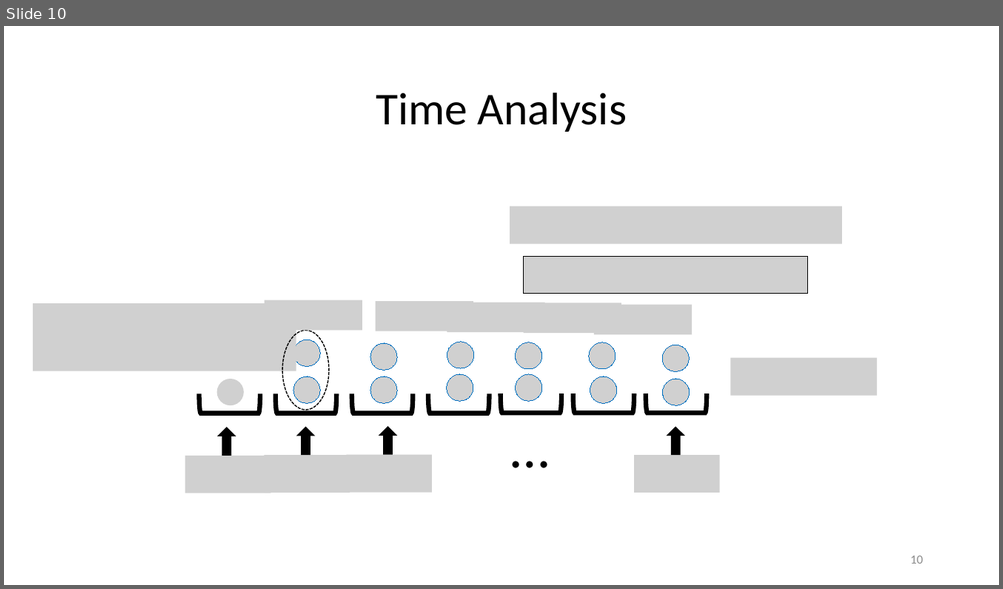
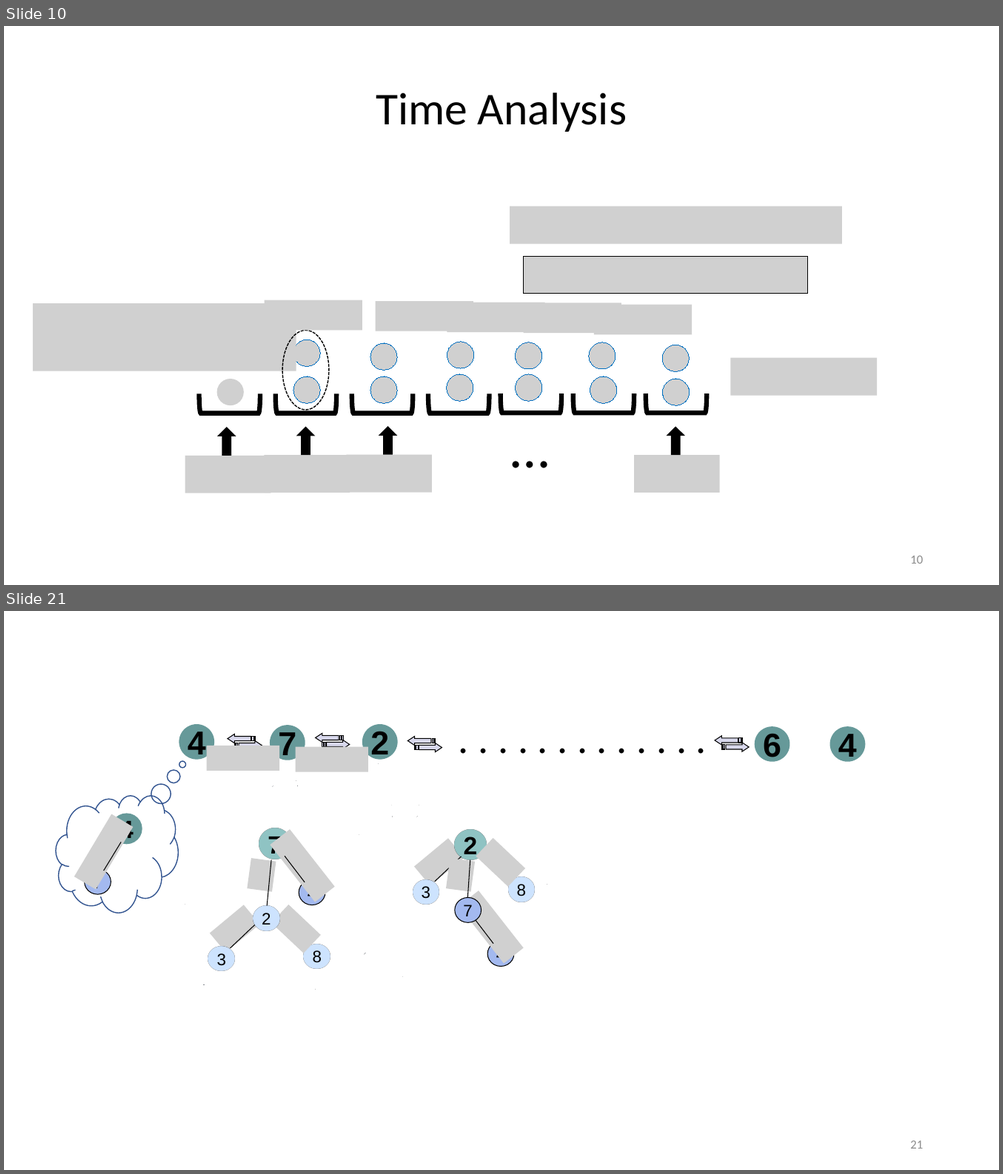
Before and after one commit to EricESeverson/academic-website, a slide deck: static/media/efficient_ssle_talk.pptx. Shown one above the other, each under a label of ours: slide 10 before the commit, slides 10 and 21 after it; the slides between them are not shown. The pictures are 1003x589 and 1003x1174 pixels, drawn with LibreOffice and Linux fonts; fonts in the diff are those of the drawing; grey boxes stand for pictures. Boxes give left, top, right and bottom in pixels: in the first picture for what was removed or moved away, otherwise in the second. Text is boxed around its words. In the diff, an @@ line names an element or a change of style, - is before the commit and + after.

```diff
--- a/static/media/efficient_ssle_talk.pptx
+++ b/static/media/efficient_ssle_talk.pptx
@@ slide 21 added at (4, 611, 999, 1170), background #FFFFFF @@
@@ ellipse added at (179, 724, 214, 760), fill #669999, 32 pt, text #000000, bold @@
+4
@@ freeform shape added at (227, 734, 256, 743), fill #D8D8EC, outline #000000 0.75 pt @@
@@ freeform shape added at (235, 741, 262, 750), fill #D8D8EC, outline #000000 0.75 pt @@
@@ ellipse added at (270, 725, 304, 760), fill #669999, 32 pt, text #000000, bold @@
+7
@@ freeform shape added at (315, 733, 343, 742), fill #D8D8EC, outline #000000 0.75 pt @@
@@ freeform shape added at (323, 740, 350, 749), fill #D8D8EC, outline #000000 0.75 pt @@
@@ ellipse added at (362, 724, 397, 760), fill #669999, 32 pt, text #000000, bold @@
+2
@@ group added at (407, 709, 749, 766): 4 freeform shapes, 1 text @@
+. . . . . . . . . . . . .
@@ ellipse added at (754, 726, 790, 762), fill #669999, 32 pt, text #000000, bold @@
+6
@@ ellipse added at (830, 726, 865, 762), fill #669999, 32 pt, text #000000, bold @@
+4
@@ picture added at (207, 746, 280, 772) @@
@@ picture added at (295, 747, 368, 772) @@
@@ thought cloud added at (185, 803, 381, 1026), outline #325491 1 pt @@
@@ thought cloud added at (381, 804, 554, 1014), outline #325491 1 pt @@
@@ group added at (56, 795, 178, 912): 2 ellipses, 1 thought cloud, 1 picture, 1 line @@
+4
+7
@@ group added at (413, 829, 535, 905): 3 ellipses, 2 pictures, 2 lines @@
+2
+3
+8
@@ picture added at (247, 858, 276, 892) @@
@@ line added from (267, 906) to (271, 860), #000000 0.75 pt @@
@@ group added at (259, 828, 335, 906): 2 ellipses, 1 picture, 1 line @@
+7
+4
@@ picture added at (446, 858, 475, 892) @@
@@ line added from (467, 897) to (470, 860), #000000 0.75 pt @@
@@ group added at (455, 891, 523, 967): 2 ellipses, 1 picture, 1 line @@
+4
+7
@@ group added at (208, 905, 330, 972): 3 ellipses, 2 pictures, 2 lines @@
+3
+8
+2
@@ page number added at (910, 1141, 922, 1149), 12 pt, text #8C8C8C @@
+21
```
Also in this commit, not shown: 9 slides changed, 13 other slides added, 18 slides removed, 7 other files.
